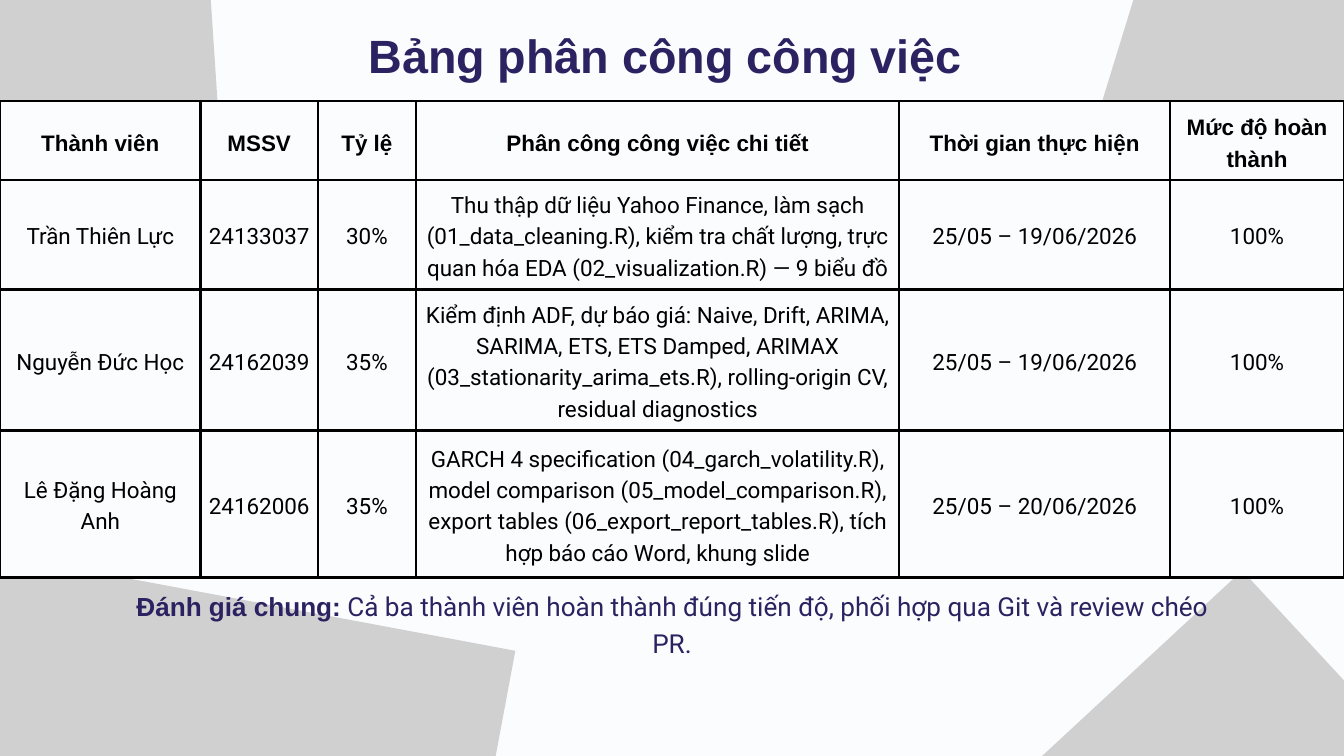
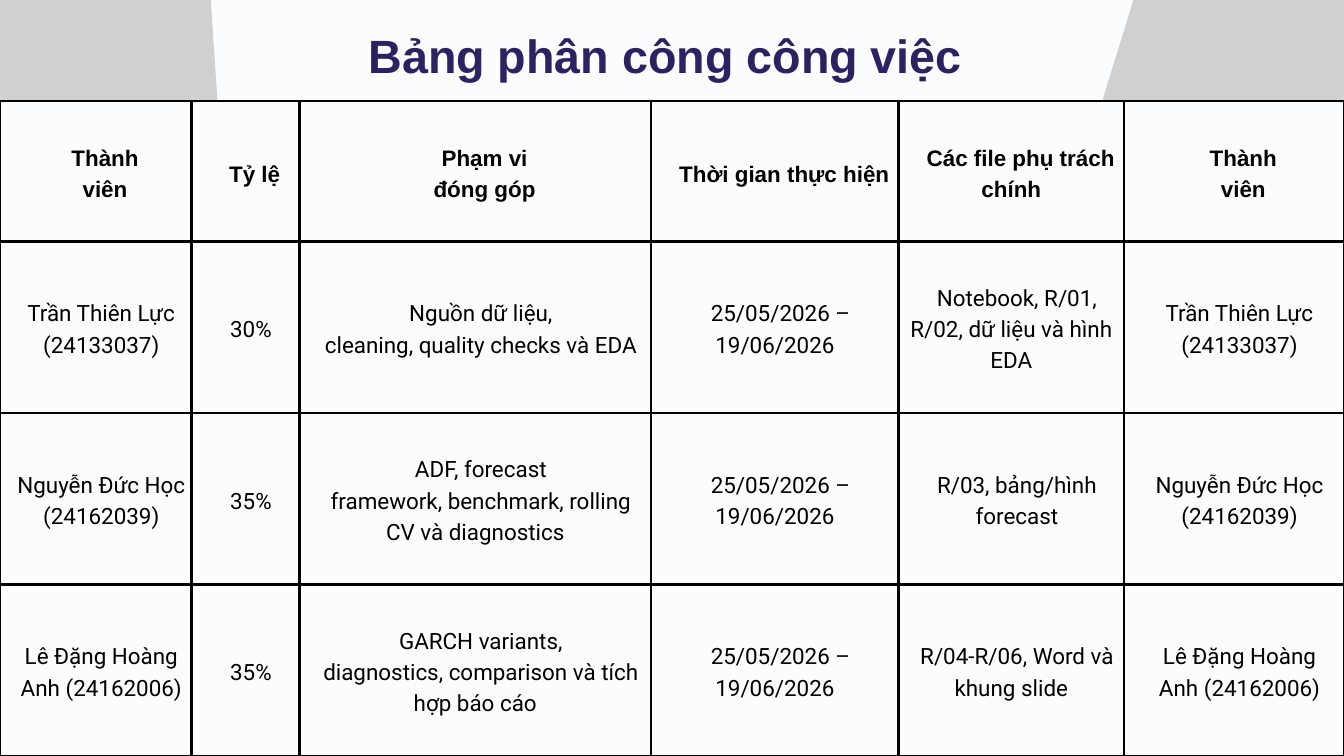
Before and after one commit to ledanghoanganh/fpt-stock-analysis-with-R-programming-language, a slide deck: slide 18 of presentation/bao_cao_demo.pptx. Drawn at 1344x756 pixels with LibreOffice and Linux fonts; fonts in the diff are those of the drawing; grey boxes stand for pictures. Boxes give left, top, right and bottom in pixels: in the first picture for what was removed or moved away, otherwise in the second. Text is boxed around its words. In the diff, an @@ line names an element or a change of style, - is before the commit and + after.

```diff
--- a/presentation/bao_cao_demo.pptx
+++ b/presentation/bao_cao_demo.pptx
@@ table at [0, 101, 1344, 756] @@
-row 1: Thành viên | MSSV | Tỷ lệ | Phân công công việc chi tiết | Thời gian thực hiện | Mức độ hoàn thành
+row 1: Thành / viên | Tỷ lệ | Phạm vi / đóng góp | Thời gian thực hiện | Các file phụ trách chính | Thành / viên
-row 2: Trần Thiên Lực | 24133037 | 30% | Thu thập dữ liệu Yahoo Finance, làm sạch (01_data_cleaning.R), kiểm tra chất lượng, trực quan hóa EDA (02_visualization.R) — 9 biểu đồ | 25/05 – 19/06/2026 | 100%
+row 2: Trần Thiên Lực / (24133037) | 30% | Nguồn dữ liệu, / cleaning, quality checks và EDA | 25/05/2026 – 19/06/2026 | Notebook, R/01, R/02, dữ liệu và hình EDA | Trần Thiên Lực / (24133037)
-row 3: Nguyễn Đức Học | 24162039 | 35% | Kiểm định ADF, dự báo giá: Naive, Drift, ARIMA, SARIMA, ETS, ETS Damped, ARIMAX (03_stationarity_arima_ets.R), rolling-origin CV, residual diagnostics | 25/05 – 19/06/2026 | 100%
+row 3: Nguyễn Đức Học / (24162039) | 35% | ADF, forecast / framework, benchmark, rolling CV và diagnostics | 25/05/2026 – 19/06/2026 | R/03, bảng/hình / forecast | Nguyễn Đức Học / (24162039)
-row 4: Lê Đặng Hoàng Anh | 24162006 | 35% | GARCH 4 specification (04_garch_volatility.R), model comparison (05_model_comparison.R), export tables (06_export_report_tables.R), tích hợp báo cáo Word, khung slide | 25/05 – 20/06/2026 | 100%
+row 4: Lê Đặng Hoàng / Anh (24162006) | 35% | GARCH variants, / diagnostics, comparison và tích hợp báo cáo | 25/05/2026 – 19/06/2026 | R/04-R/06, Word và khung slide | Lê Đặng Hoàng / Anh (24162006)
@@ text removed at [136, 594, 1208, 622] @@
-Đánh giá chung: Cả ba thành viên hoàn thành đúng tiến độ, phối hợp qua Git và review chéo PR.
```
Also in this commit, not shown: 2 other slides changed, 7 other files.
